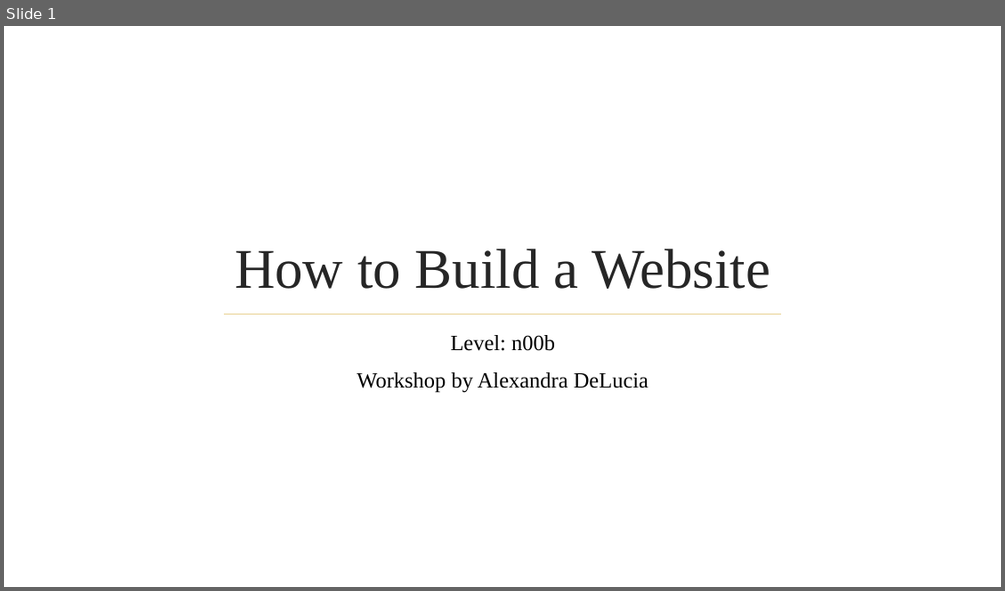
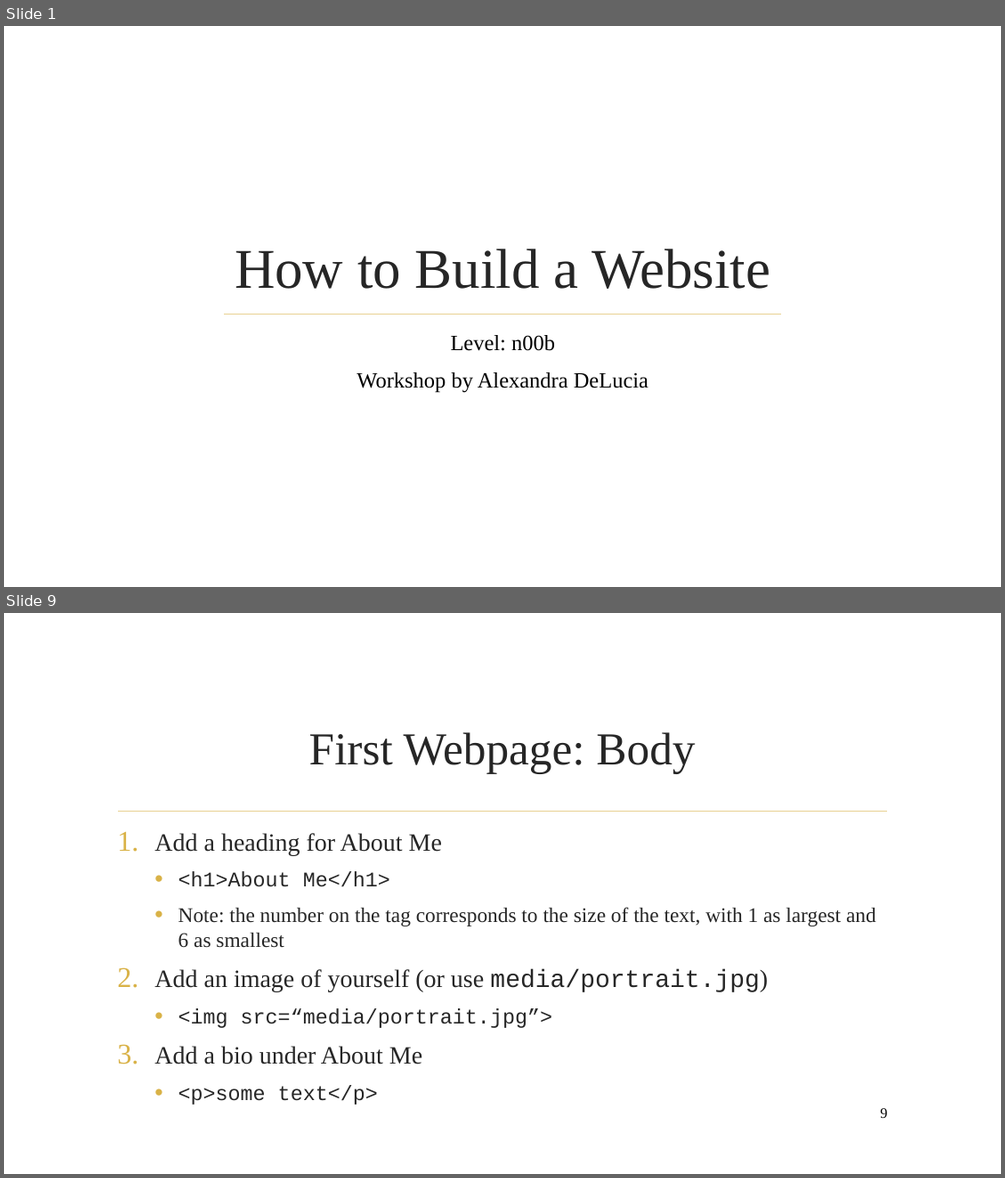
Before and after one commit to AADeLucia/beginner_web_tutorial, a slide deck: website_tutorial_beginner.pptx. Shown one above the other, each under a label of ours: slide 1 before the commit, slides 1 and 9 after it; the slides between them are not shown. The pictures are 1005x591 and 1005x1178 pixels, drawn with LibreOffice and Linux fonts; fonts in the diff are those of the drawing; background and template pictures are left out. Boxes give left, top, right and bottom in pixels: in the first picture for what was removed or moved away, otherwise in the second. Text is boxed around its words. In the diff, an @@ line names an element or a change of style, - is before the commit and + after.

```diff
--- a/website_tutorial_beginner.pptx
+++ b/website_tutorial_beginner.pptx
@@ slide 9 added at box(4, 613, 1001, 1174), background picture (left out) @@
@@ title added at box(309, 732, 695, 774), 44 pt, text #262626 @@
+First Webpage: Body
@@ line added from (119, 811) to (887, 811), #E8D191 1.25 pt @@
@@ text added at box(154, 833, 876, 1104), 20 pt, text #262626 @@
+1. Add a heading for About Me
+  • <h1>About Me</h1>
+  • Note: the number on the tag corresponds to the size of the text, with 1 as largest and 6 as smallest
+2. Add an image of yourself (or use media/portrait.jpg)
+  • <img src=“media/portrait.jpg”>
+3. Add a bio under About Me
+  • <p>some text</p>
@@ page number added at box(880, 1108, 887, 1118), 14 pt, text #000000 @@
+9
```
Also in this commit, not shown: 9 slides changed, 3 other slides added, 4 other files.
